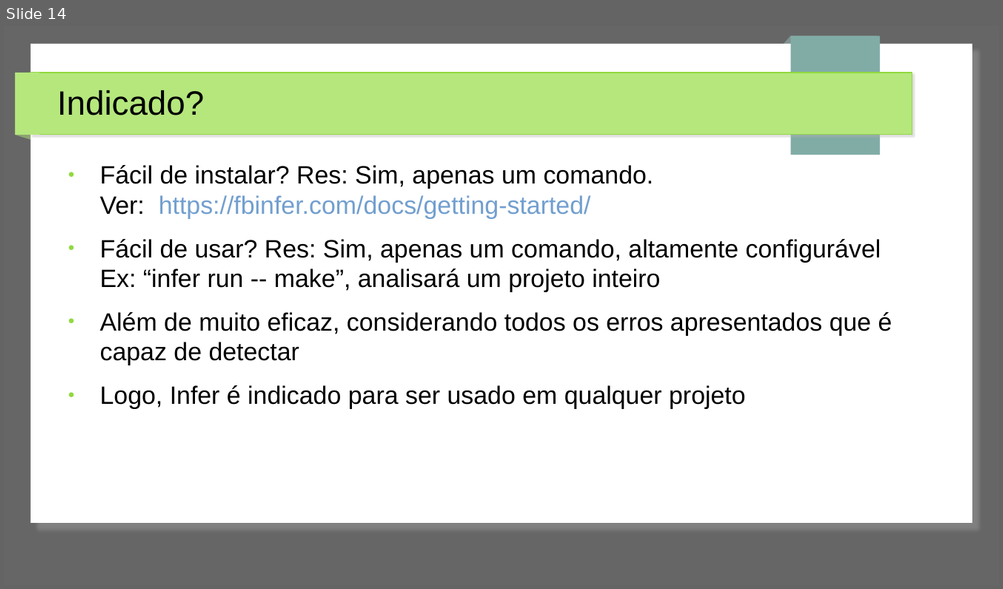
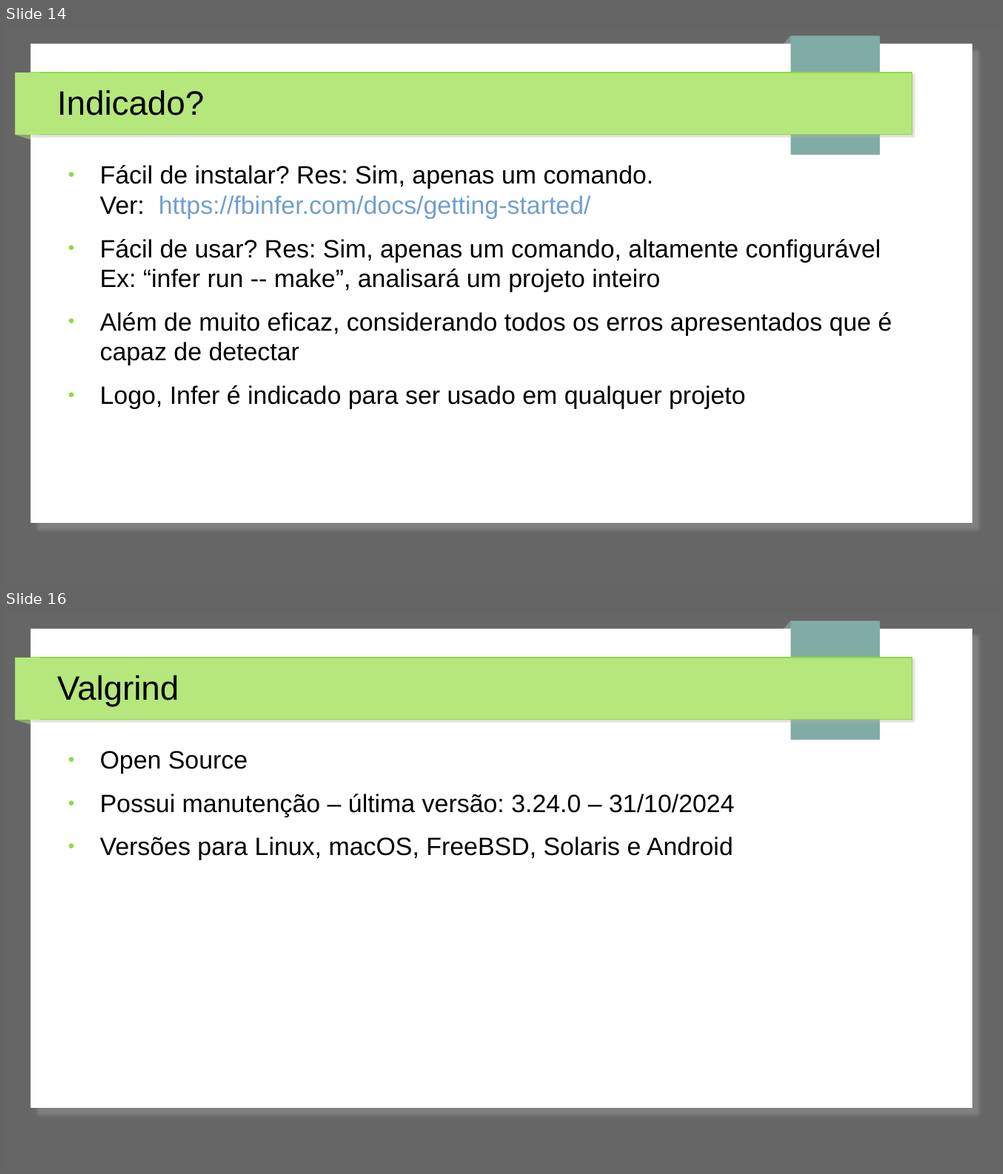
Before and after one commit to jpantonow/SB-T1-ANALISADORES, a slide deck: Slides.odp. Shown one above the other, each under a label of ours: slide 14 before the commit, slides 14 and 16 after it; the slides between them are not shown. The pictures are 1003x589 and 1003x1174 pixels, drawn with LibreOffice and Linux fonts; fonts in the diff are those of the drawing. Boxes give left, top, right and bottom in pixels: in the first picture for what was removed or moved away, otherwise in the second. Text is boxed around its words. In the diff, an @@ line names an element or a change of style, - is before the commit and + after.

Commit message:
alguns slides Valgrind

```diff
--- a/Slides.odp
+++ b/Slides.odp
@@ slide 16 added at (4, 611, 999, 1170), background #666666; not listed: 7 template elements that a slide beside it also shows @@
@@ title added at (57, 675, 179, 706), 27 pt, text #000000 @@
+Valgrind
@@ text added at (100, 751, 734, 860), 20 pt, text #000000 @@
+● Open Source
+● Possui manutenção – última versão: 3.24.0 – 31/10/2024
+● Versões para Linux, macOS, FreeBSD, Solaris e Android
```
Also in this commit, not shown: 8 other slides added.
